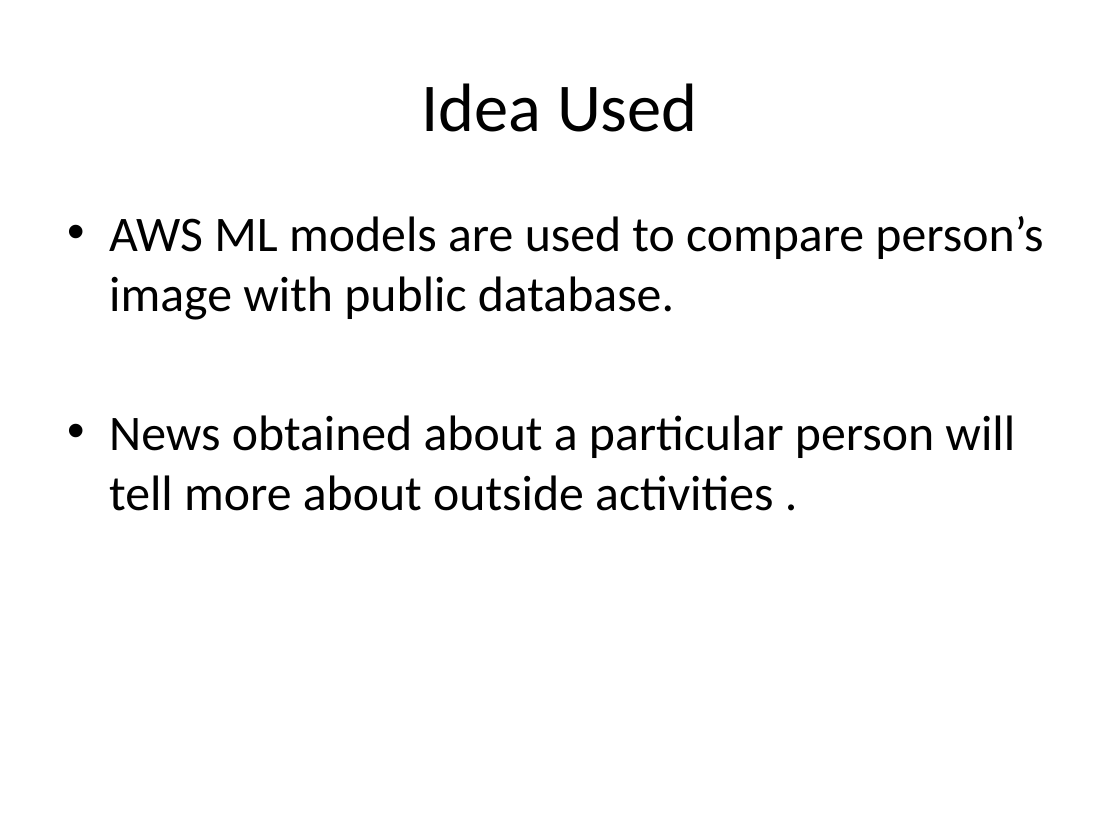
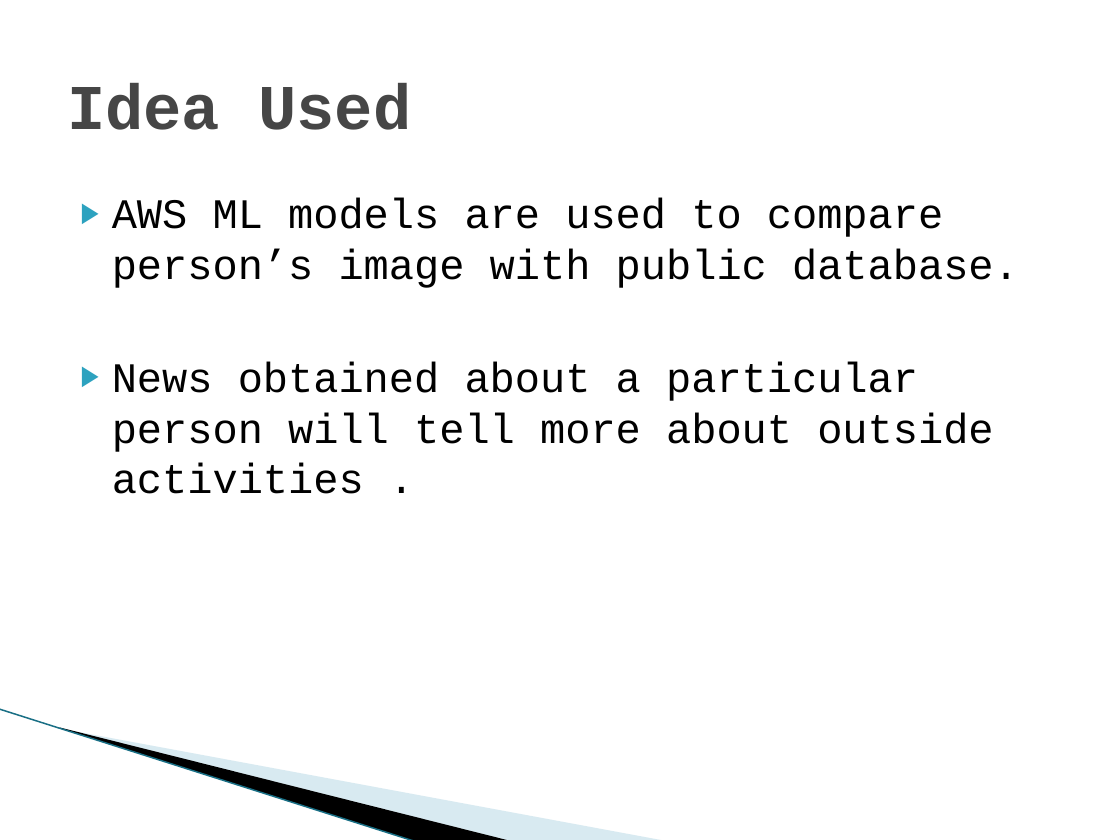
Before and after one commit to vinyaspai98/IndiaPloiceHackathon, a slide deck: slide 4 of Pranath/final ppt iph.pptx. Drawn at 1120x840 pixels with LibreOffice and Linux fonts; fonts in the diff are those of the drawing; background and template pictures are left out. Boxes give left, top, right and bottom in pixels: in the first picture for what was removed or moved away, otherwise in the second. Text is boxed around its words. In the diff, an @@ line names an element or a change of style, - is before the commit and + after.

```diff
--- a/Pranath/final ppt iph.pptx
+++ b/Pranath/final ppt iph.pptx
@@ title "Idea Used" at box(67, 83, 411, 130): size 44 to 41 pt, font Calibri to Courier New, text colour #000000 to #464646, bold on; alignment centre to left @@
@@ text "AWS ML models are used ...": place and size @@
-text "AWS ML models are used ..." at box(109, 216, 1043, 511)
+text "AWS ML models are used ..." at box(112, 198, 1019, 494)
@@ text "AWS ML models are used ..." at box(112, 198, 1019, 494): size 32 to 27 pt, font Calibri to Courier New; bullet • to ▶; less space between paragraphs @@
@@ freeform shape added at box(87, 613, 553, 790), fill #A0CBDC at 40% opacity @@
@@ freeform shape added at box(0, 709, 459, 812), fill #000000 @@
@@ line added from (0, 709) to (416, 840), #97C5D8 0.95 pt @@
```
Also in this commit, not shown: 3 other slides changed, 3 slides added, 2 slides removed.
